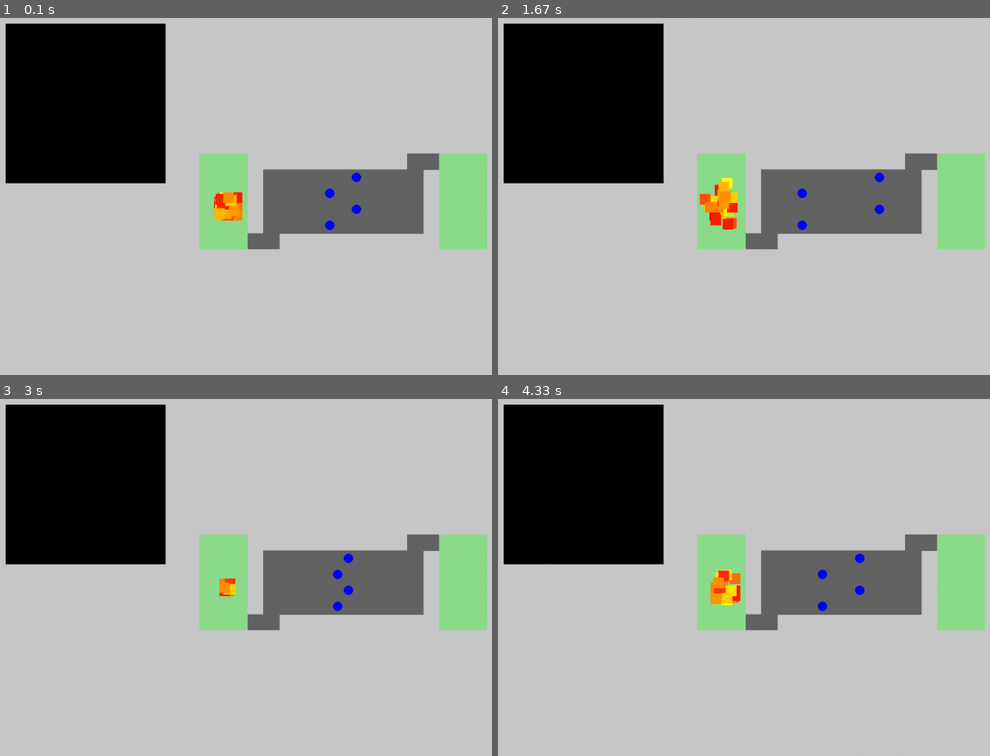
Above: before the commit, frames 1-4 (two rows, left to right).
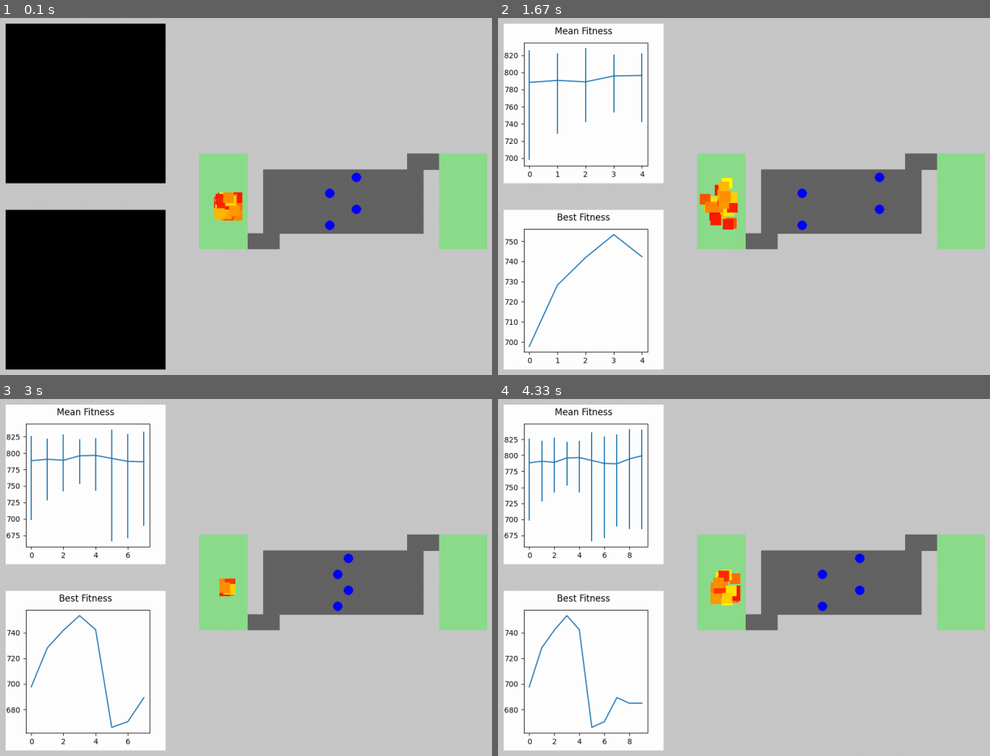
Above: after the commit, the same moments.

Repository: carolineap/hardest-pygame-ever
Game: pygame game, started from simulation.py
Same seed, same stepped clock (60 frames per second), same inputs: the game is played once before the commit and once after it.
Inputs:
- Up to frame 1 (0.1 s): no input
- Up to frame 2 (1.67 s): no input
- Up to frame 3 (3 s): no input
- Up to frame 4 (4.33 s): no input

The runs differ from the first frame. In frame 1, 15% of the frame differs, in the area x 1-34%, y 53-99%; in frame 2, 29%; in frame 3, 29%, in the area x 1-34%, y 1-99%; in frame 4, 29%.

Commit message:
Added graphics

Diff:
--- a/simulation.py
+++ b/simulation.py
@@ -1,12 +1,31 @@
 from src.AppSimulation import AppSimulation as App
 import genetic_algorithm.ga as ga
 import random
+import numpy as np
+import matplotlib.pyplot as plt
+
+
+def create_mean_graphic(pop_min, pop_max, pop_mean, ax_mean, fig_mean, fig_mean_file, index):
+	pop_error = [pop_max, pop_min]
+	error_interval = (index // 50) + 1
+	ax_mean.errorbar(np.arange(index + 1), pop_mean, yerr=pop_error, errorevery=error_interval)
+
+	fig_mean.suptitle('Mean Fitness')
+	fig_mean.savefig(fig_mean_file, dpi=100)
+	plt.close(fig_mean)
+
+
+def create_best_graphic(pop_best, ax_best, fig_best, fig_best_file, index):
+	ax_best.plot(np.arange(index + 1), pop_best)
+
+	fig_best.suptitle('Best Fitness')
+	fig_best.savefig(fig_best_file, dpi=100)
+	plt.close(fig_best)
+
 
 def simulate_game():
 	population_size = 100
 	max_iterations = 2000
-	best = None
-	worst = None
 	state_size = 15 #aumenta o tamanho do cromossomo gradativamente, cinco estados a cada cinco gerações
 	i = 0
 	j = 0
@@ -17,7 +36,20 @@
 
 	app = App(len(population), display=True)
 
+	# Graphic lists
+	pop_max_error = []
+	pop_min_error = []
+	pop_mean = []
+	pop_best = []
+
+	fig_mean_file = 'pop_mean.png'
+	fig_best_file = 'pop_max.png'
+
 	while(j < max_iterations):
+		fig_mean, ax_mean = plt.subplots(figsize=(3, 3))
+		fig_best, ax_best = plt.subplots(figsize=(3, 3))
+		best = None
+		worst = None
 
 		d = int(state_size/2) #max number of repetitions
 
@@ -40,6 +72,20 @@
 			if not worst or population[i].fitness() > worst.fitness():
 				worst = population[i]
 
+		population_mean = np.mean([p.fitness() for p in population])
+
+		pop_mean.append(population_mean)
+		pop_min_error.append(worst.fitness() - population_mean)
+		pop_max_error.append(population_mean - best.fitness())
+
+		pop_best.append(best.fitness())
+
+		create_mean_graphic(pop_min_error, pop_max_error, pop_mean, ax_mean, fig_mean, fig_mean_file, j)
+		app.update_mean_graph(fig_mean_file)
+
+		create_best_graphic(pop_best, ax_best, fig_best, fig_best_file, j)
+		app.update_max_graph(fig_best_file)
+
 		new_population = []
 
 		for i in range(int(len(population)/2)):
--- a/src/AppSimulation.py
+++ b/src/AppSimulation.py
@@ -38,6 +38,7 @@
             pygame.mixer.music.set_volume(0.5)
 
             self.mean_graph_surface = pygame.Surface((300, 300))
+            self.best_graph_surface = pygame.Surface((300, 300))
 
     def run(self, actions, n):
         self.restart()
@@ -122,10 +123,14 @@
         for enemy in self.enemies:
             enemy.draw_enemy(self.level_one.surface)
 
-        self.main_screen.update_screen(self.level_one, self.mean_graph_surface)
+        self.main_screen.update_screen(self.level_one, self.mean_graph_surface, self.best_graph_surface)
 
         pygame.display.update()
 
     def update_mean_graph(self, fig_mean_file):
         mean_graph = pygame.image.load(fig_mean_file)
         self.mean_graph_surface.blit(mean_graph, (0, 0))
+
+    def update_max_graph(self, fig_best_file):
+        best_graph = pygame.image.load(fig_best_file)
+        self.best_graph_surface.blit(best_graph, (0, 0))
--- a/src/Screen.py
+++ b/src/Screen.py
@@ -11,7 +11,7 @@
         self.screen = pygame.display.set_mode((width, height))
         self.screen.fill(self.background_color)
 
-    def update_screen(self, level, mean_graph_surface):
+    def update_screen(self, level, mean_graph_surface, best_graph_surface):
         self.screen.fill(self.background_color)
 
         level_screen_x = math.ceil((self.width - level.width) / 2)
@@ -19,3 +19,4 @@
         self.screen.blit(level.surface, (level_screen_x, level_screen_y))
 
         self.screen.blit(mean_graph_surface, (50, 50))
+        self.screen.blit(best_graph_surface, (50, 400))
